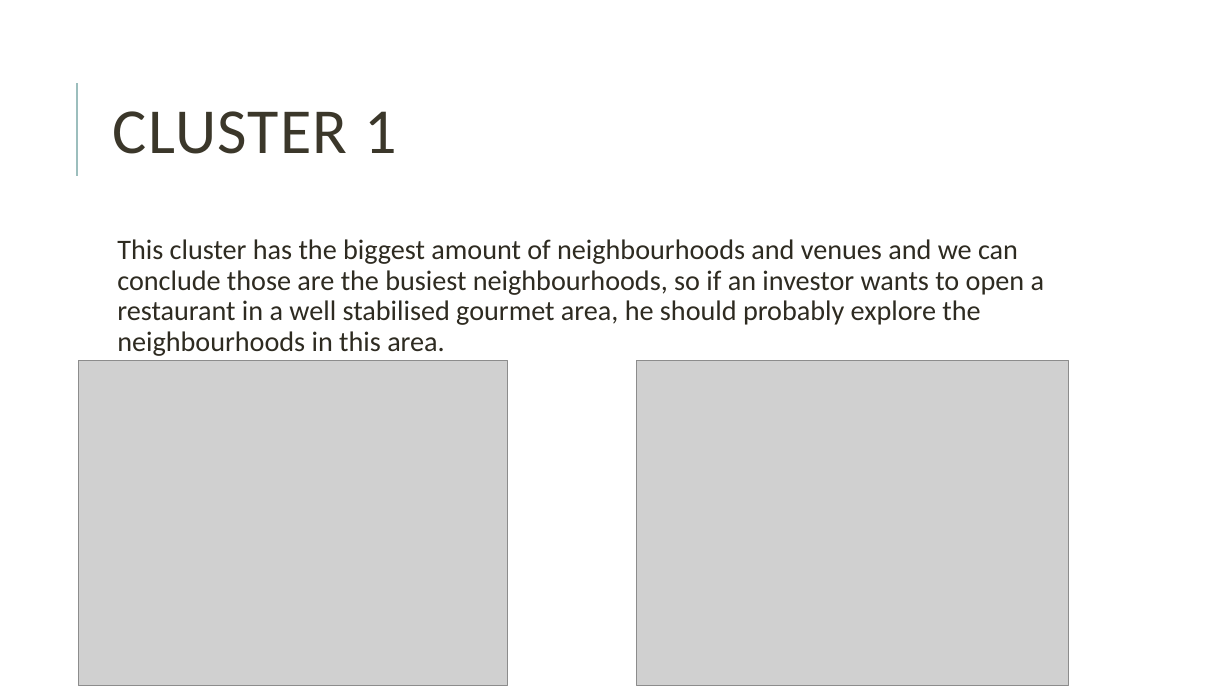
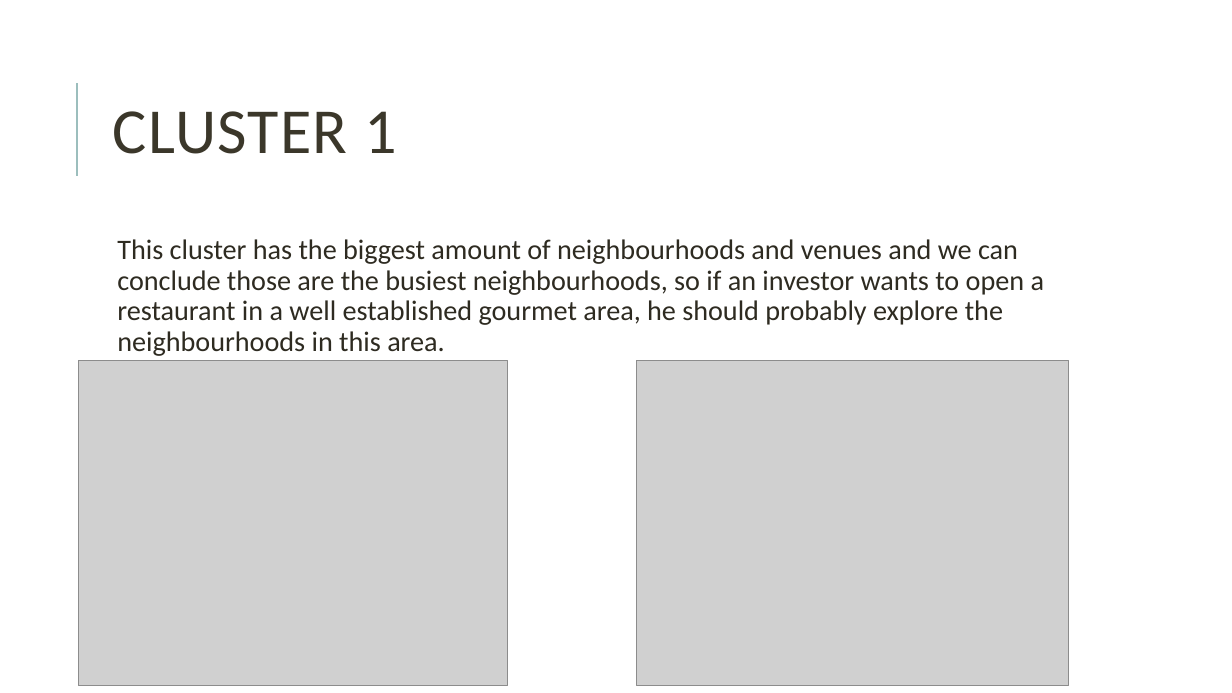
Before and after one commit to lpfpires/Applied-Data-Science-Capstone, a slide deck: slide 7 of Capstone - A new restaurant in Birmingham, UK.pptx. Drawn at 1232x693 pixels with LibreOffice and Linux fonts; fonts in the diff are those of the drawing; grey boxes stand for pictures. Boxes give left, top, right and bottom in pixels: in the first picture for what was removed or moved away, otherwise in the second. Text is boxed around its words. In the diff, an @@ line names an element or a change of style, - is before the commit and + after.

Commit message:
Updated presentation

```diff
--- a/Capstone - A new restaurant in Birmingham, UK.pptx
+++ b/Capstone - A new restaurant in Birmingham, UK.pptx
@@ text at (117,239,1045,356): text changed @@
-  This cluster has the biggest amount of neighbourhoods and venues and we can conclude those are the busiest neighbourhoods, so if an investor wants to open a restaurant in a well stabilised gourmet area, he should probably explore the neighbourhoods in this area.
+  This cluster has the biggest amount of neighbourhoods and venues and we can conclude those are the busiest neighbourhoods, so if an investor wants to open a restaurant in a well established gourmet area, he should probably explore the neighbourhoods in this area.
```
Also in this commit, not shown: 1 other slide changed.
